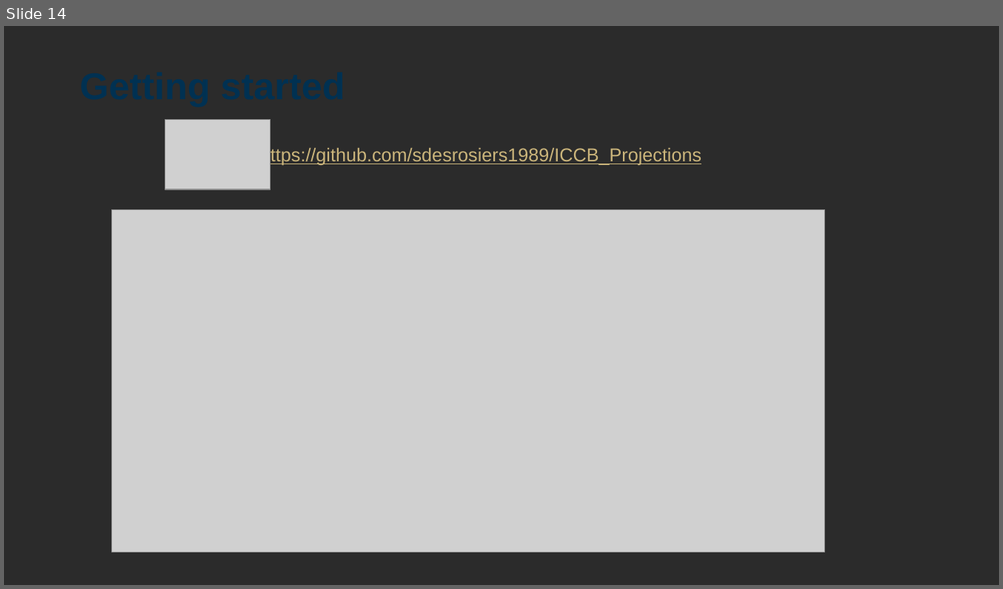
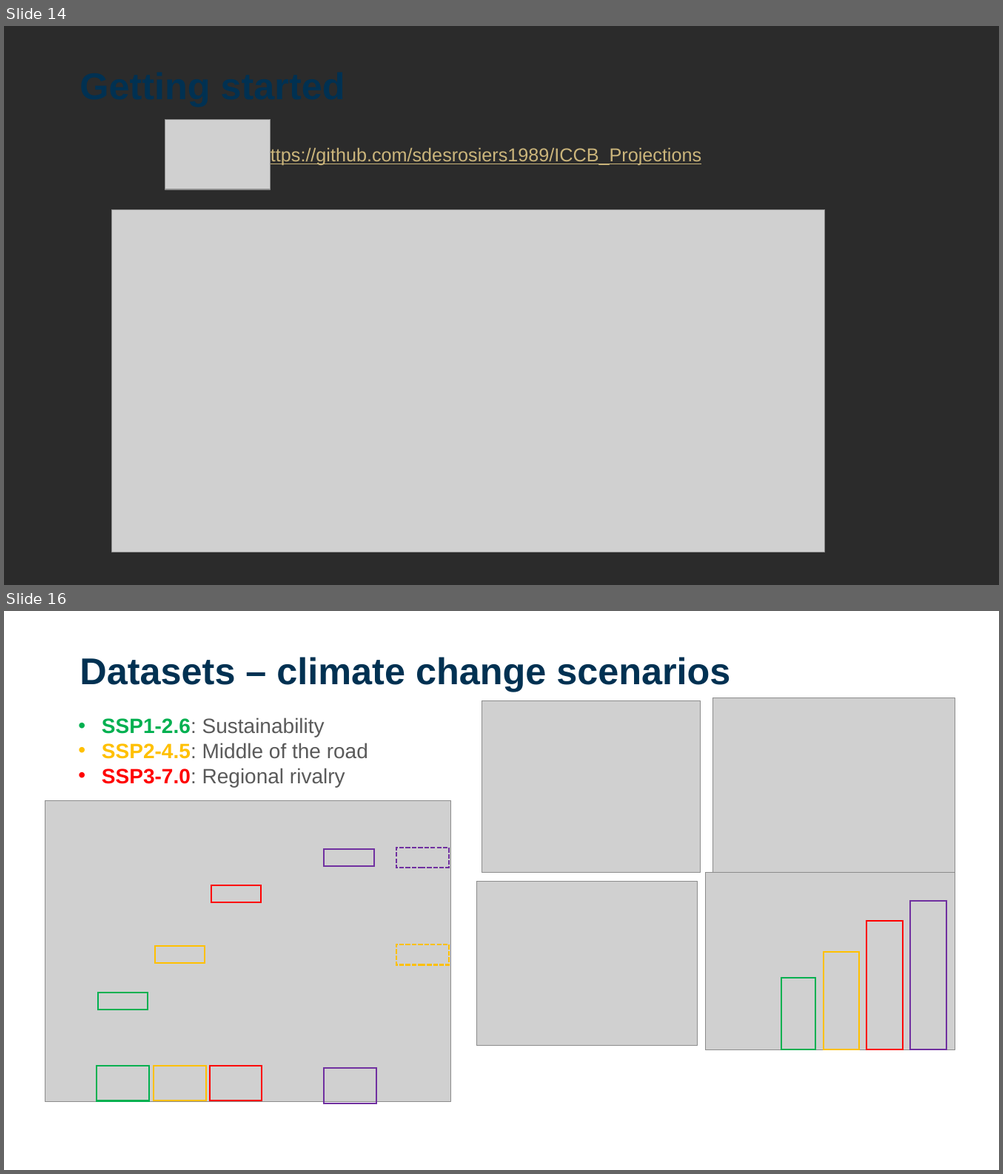
Before and after one commit to sdesrosiers1989/ICCB_Projections, a slide deck: ICCB2025_Session2_ClimateProjections.pptx. Shown one above the other, each under a label of ours: slide 14 before the commit, slides 14 and 16 after it; the slides between them are not shown. The pictures are 1003x589 and 1003x1174 pixels, drawn with LibreOffice and Linux fonts; fonts in the diff are those of the drawing; grey boxes stand for pictures; background and template pictures are left out; a plain dark background stands for a picture behind light text. Boxes give left, top, right and bottom in pixels: in the first picture for what was removed or moved away, otherwise in the second. Text is boxed around its words. In the diff, an @@ line names an element or a change of style, - is before the commit and + after.

```diff
--- a/ICCB2025_Session2_ClimateProjections.pptx
+++ b/ICCB2025_Session2_ClimateProjections.pptx
@@ slide 16 added at (x1=4, y1=611, x2=999, y2=1170), background picture (left out) @@
@@ title added at (x1=79, y1=657, x2=730, y2=692), 36 pt, text #003152, bold @@
+Datasets – climate change scenarios
@@ text added at (x1=102, y1=718, x2=368, y2=787), 20 pt, text #5A5A5A @@
+• SSP1-2.6: Sustainability
+• SSP2-4.5: Middle of the road
+• SSP3-7.0: Regional rivalry
@@ group added at (x1=45, y1=800, x2=451, y2=1103): 10 rectangles, 1 picture @@
@@ group added at (x1=477, y1=698, x2=955, y2=1051): 4 pictures, 4 rectangles @@
```
Also in this commit, not shown: 6 other slides added.
